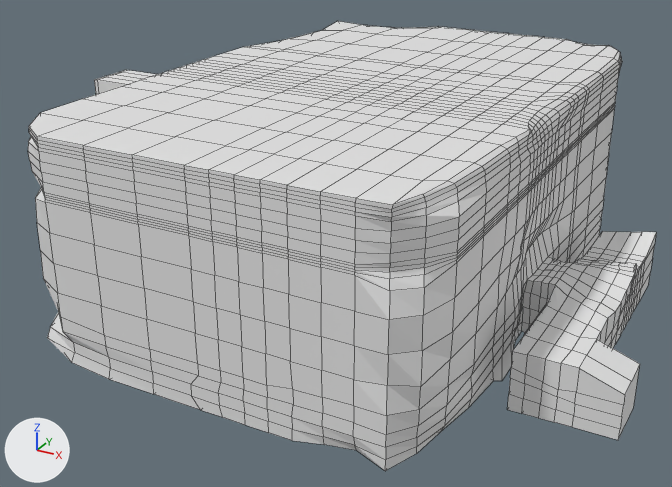
The Blender file Assets/Meshes/map.blend as it was, and as the next commit left it.
One viewpoint serves both versions: a camera (50 mm lens) standing at (22.5, -44.3, 15.8) and looking at (-2.6, 1.4, -7.1). The axes (+X, +Y, +Z) are drawn at lower left. The lights are the same throughout. Mesh edges are drawn as thin lines.

Before the edit, the objects in view are built like this:
```python
me_cube_001 = bpy.data.meshes.new('Cube.001')
me_cube_001.from_pydata(...)  # 2684 vertices, 2672 faces; spans x -1.37..1.59, y -1.0..1.69, z -1.1..0.45
ob_map = bpy.data.objects.new('Map', me_cube_001)
ob_map.location = (0.0, 0.0, 0.0)
ob_map.scale = (10.7, 16.1, 8.05)
```
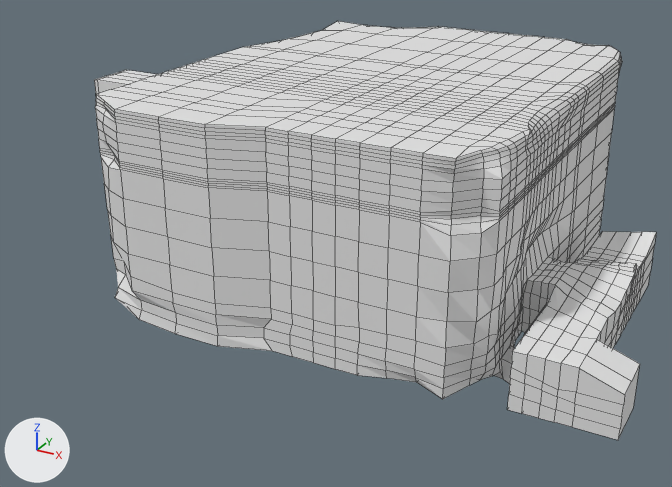
The change, as a list of edits to the scene's bpy script:
```text
Change me_cube_001:
    used by ob_map; location = (0.0, 0.0, 0.0); scale = (10.7, 16.1, 8.05)
    remove me_cube_001.from_pydata(...)  # 2684 vertices, 2672 faces; spans x -1.37..1.59, y -1.0..1.69, z -1.1..0.45
    add me_cube_001.from_pydata(...)  # 2688 vertices, 2676 faces; spans x -1.37..1.59, y -0.68..1.69, z -1.19..0.45
    me_cube_001 part 1: 539 vertices moved from x -1.0..1.0, y -1.0..0.11, z -1.1..0.45 to x -1.0..1.0, y -0.68..0.1, z -1.1..0.45; 4 vertices added at x 1.15..1.16, y -0.37..-0.28, z -1.19..-1.01
```

Where the change shows, as pixel boxes [x1, y1, x2, y2] in the pictures (672 x 487 px; the box of a moved part takes in the faces that stretch with it):
'Map', reshaped (10% narrower, 7% shorter): before [28, 21, 656, 471]; after [94, 21, 656, 440]
part 1 of me_cube_001, moved or reshaped: before [28, 87, 531, 471]; after [95, 87, 531, 399]
